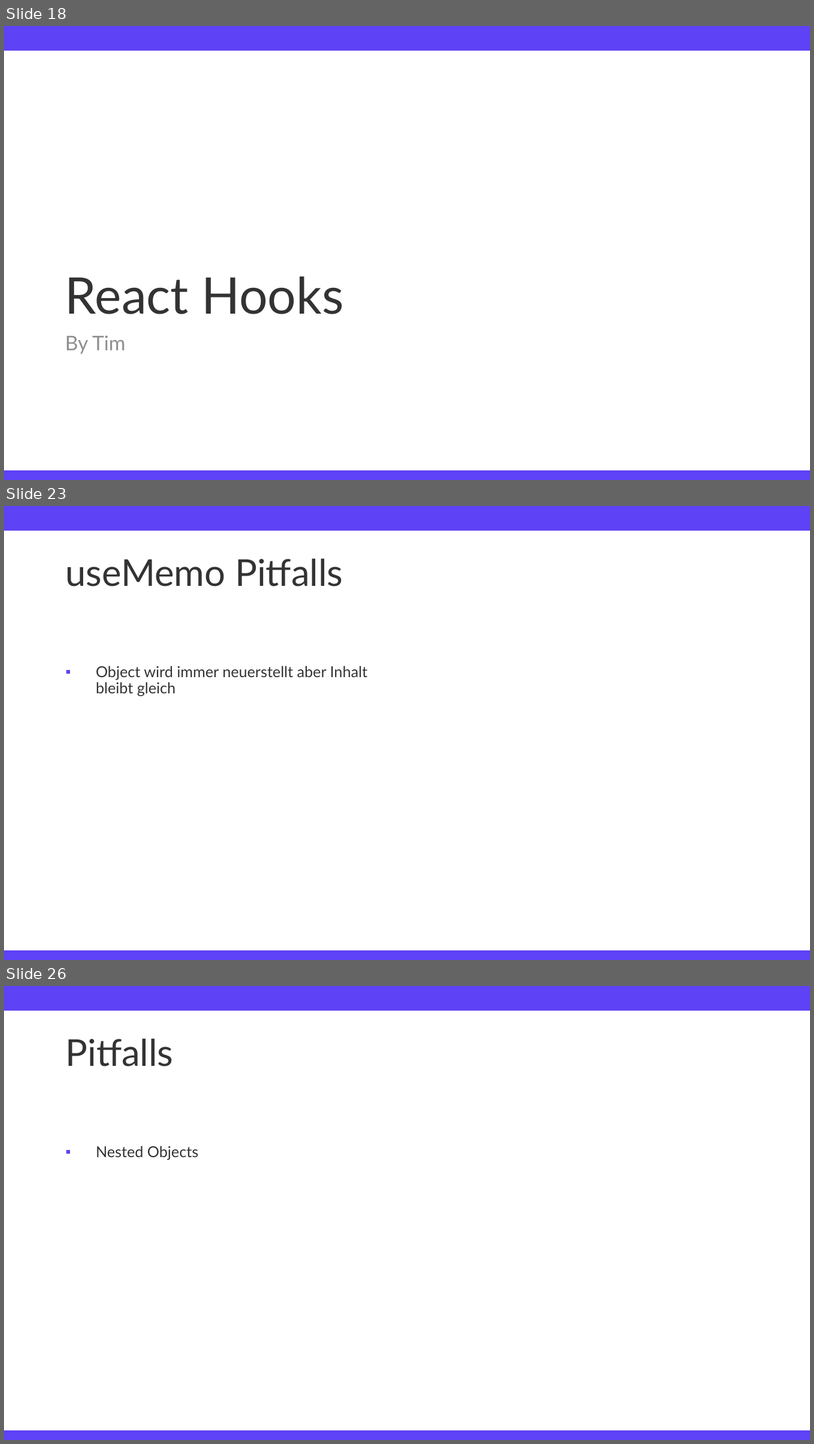
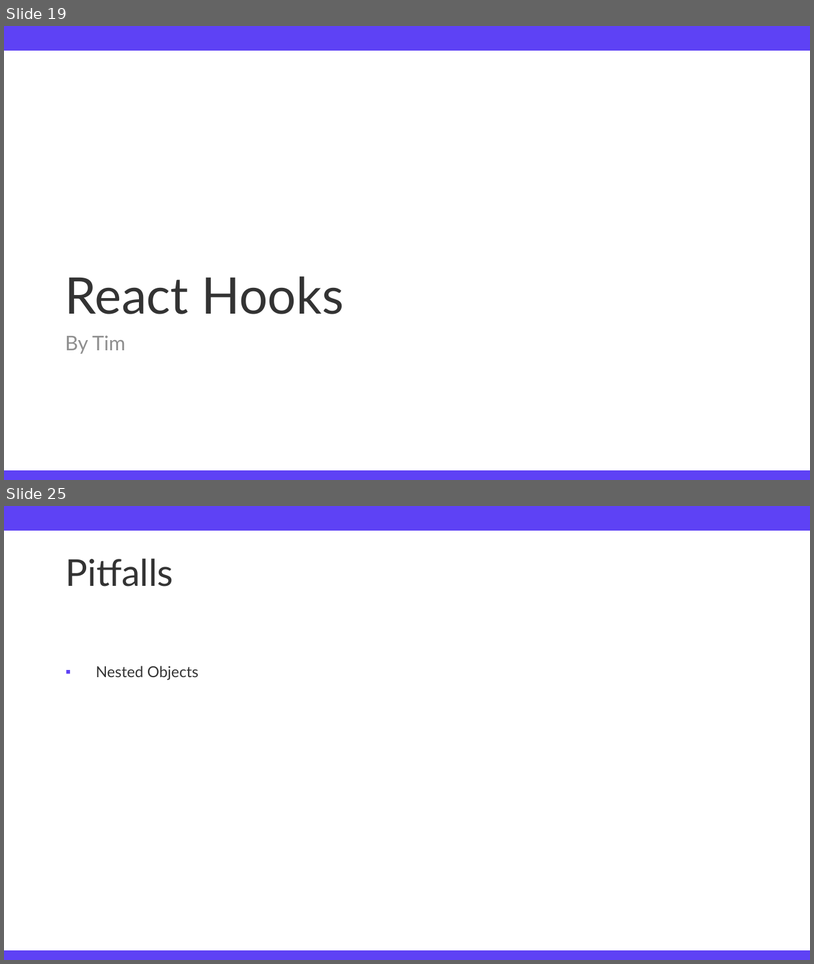
Before and after one commit to TimFehrmannAclue/techlabor_trainings_react_advanced, a slide deck: training_react_advanced.pptx. Shown one above the other, each under a label of ours: slides 18, 23 and 26 before the commit, slides 19 and 25 after it; the slides between them are not shown. The pictures are 814x1444 and 814x964 pixels, drawn with LibreOffice and Linux fonts; fonts in the diff are those of the drawing; background and template pictures are left out. Boxes give left, top, right and bottom in pixels: in the first picture for what was removed or moved away, otherwise in the second. Text is boxed around its words. In the diff, an @@ line names an element or a change of style, - is before the commit and + after.

```diff
--- a/training_react_advanced.pptx
+++ b/training_react_advanced.pptx
@@ slide 23 removed at box(4, 506, 810, 960), background #FFFFFF; not listed: 2 template elements that a slide beside it also shows @@
@@ title removed at box(66, 558, 343, 586) @@
-useMemo Pitfalls
@@ text removed at box(96, 666, 368, 696) @@
-▪ Object wird immer neuerstellt aber Inhalt bleibt gleich
@@ what was slide 18 is now slide 19 @@
@@ what was slide 26 is now slide 25 @@
```
Also in this commit, not shown: 12 slides changed, 2 slides added, 2 other slides removed, 2 other files.
